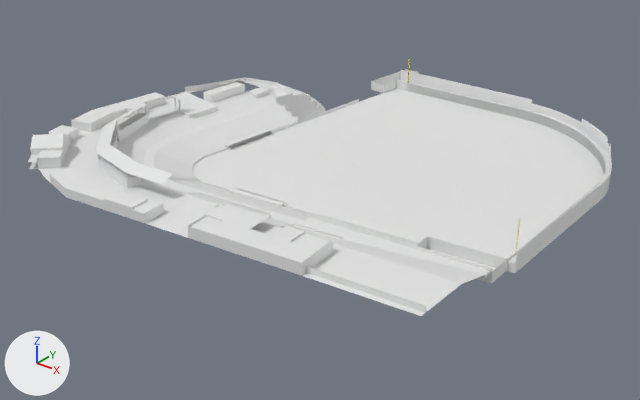
Two versions of the Blender file lp_frans_stadium/lp_frans_stadium.blend, one commit apart.
The view is the same before and after, from a 50 mm lens placed at (191.0, -195.0, 120.0), pointed at (16.0, 23.0, -16.0). The lights are fixed; the arrows at lower left show +X, +Y and +Z. The first picture is the older version.

In view in the first picture: 'Stadium'.
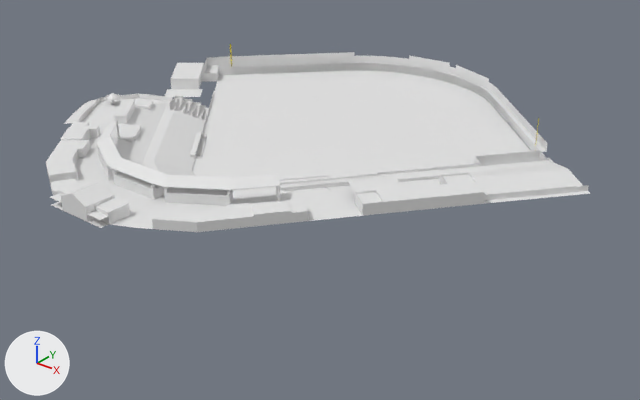
Commit message: Finished modeling LP Frans

Location of each change, [x1, y1, x2, y2] in pixels of the pictures (640 x 400 px):
'Stadium', reshaped, moved, turned: before [28, 59, 612, 316]; after [46, 44, 590, 232]
part 1 of me_mesh, added: after [106, 101, 121, 107]
part 2 of me_mesh, added: after [105, 93, 121, 101]
part 3 of me_mesh, reshaped: before [72, 92, 424, 243]; after [46, 58, 278, 200]
part 4 of me_mesh, deleted: before [515, 120, 610, 273]
part 5 of me_mesh, deleted: before [302, 273, 425, 316]

What changed in the scene script:
```text
Change me_mesh:
    used by ob_stadium; location = (-11.3, 61.3, 0.0)
    remove me_mesh.from_pydata(...)  # 1414 vertices, 684 faces, 18 loose edges; spans x -51.0..116.0, y -120.0..55.0, z -1.0..15.0
    add me_mesh.from_pydata(...)  # 1728 vertices, 869 faces, 18 loose edges; spans x -51.0..116.0, y -120.0..55.0, z -1.0..15.0
    me_mesh part 1: a new loose piece of 65 vertices spanning x -36.0..-30.0, y -17.0..-11.0, z 8.0
    me_mesh part 2: a new loose piece of 18 vertices spanning x -36.0..-30.0, y -17.0..-11.0, z 10.0..12.0
    me_mesh part 3: 3 vertices moved from x -40.0..-39.0, y -57.0..-47.0, z 8.0..11.0 to x -45.0..-39.0, y -57.0..-46.0, z 8.0..11.0; 10 vertices removed from x -40.0..9.0, y -88.0..-49.0, z 0.0..12.0; 88 vertices added at x -46.0..22.0, y -101.0..46.0, z 0.0..13.0
    me_mesh part 4: 30 vertices removed from x 66.0..116.0, y -8.0..43.0, z 0.0..8.0
    me_mesh part 5: 1 vertex removed from x 81.0, y -112.0, z 8.0
    other edits to the shape of me_mesh do not show in these pictures
Change ob_stadium:
    ob_stadium.location: (-11.3, 61.3, 0.0) -> (-51.4, 35.3, 0.0)
    ob_stadium.rotation_euler: (0.0, 0.0, 0.0) -> (0.0, 0.0, 0.785)  # degrees (0, 0, 0) -> degrees (0, 0, 45)
```
